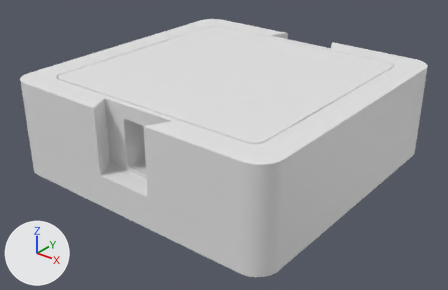
The glTF model modelos/treto.glb: old version first, new version second.
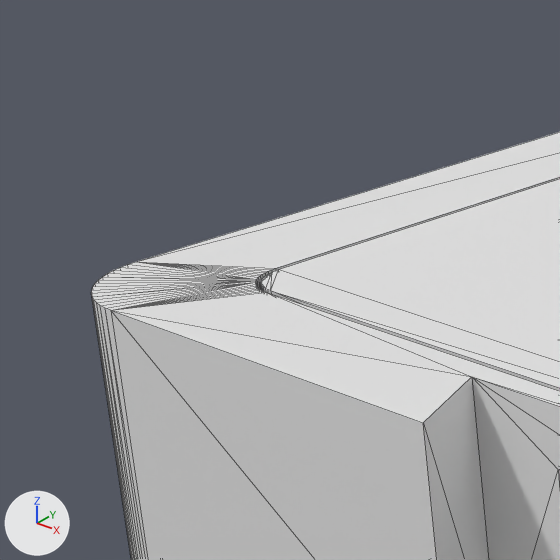
The first picture shows the older version from a 50 mm camera at (94.2, -112.6, 55.3) aimed at (28.4, -30.3, 4.2). The close-ups show the older and then the newer version on the part from 0% to 28% of the width and 5% to 48% of the height of that picture. Only the edits that show in the close-ups are written down. Every picture has the same lights, and +X, +Y and +Z are marked at lower left. The close-ups show mesh edges as thin lines. Vertices at exactly the same position are counted once.

In view in the first close-up: 'acr__tampa_acrilico', 'corpo__corpo'.
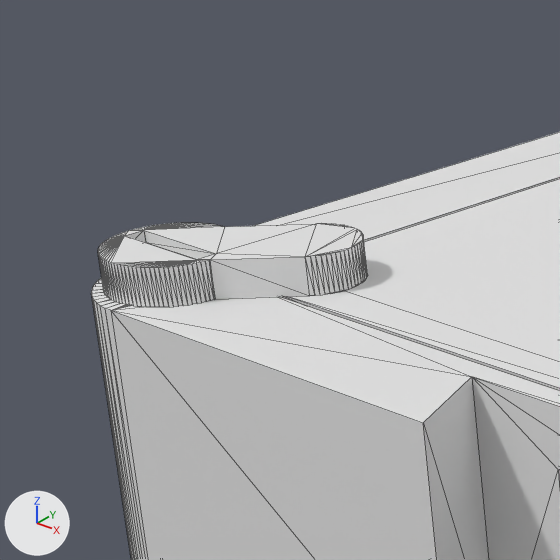
Location of each change, (x1, y1, x2, y2) in pixels of the close-ups (560 x 560 px):
'verde__presilha_tampa_acrilico_0', added: after (98, 223, 368, 307)
part 1 of me_corpo__corpo, added: after (91, 278, 138, 310)

Edits to the bpy script that builds the scene:
```text
Change me_corpo__corpo:
    used by ob_corpo__corpo; location = (0.0, 0.0, 0.0)
    remove me_corpo__corpo.from_pydata(...)  # 1107 vertices, 2218 faces; spans x 0.0..55.0, y -55.0..0.0, z 0.0..18.0
    add me_corpo__corpo.from_pydata(...)  # 1611 vertices, 3226 faces; spans x 0.0..55.0, y -55.0..0.0, z 0.0..18.0
    me_corpo__corpo part 1: 126 vertices added at x 2.1..4.7, y -52.9..-50.3, z 13.0..18.0
    other edits to the shape of me_corpo__corpo do not show in these pictures
Add me_verde__presilha_tampa_acrilico_0:
    me_verde__presilha_tampa_acrilico_0.from_pydata(...)  # 441 vertices, 878 faces; spans x 0.7..9.22, y -54.3..-45.78, z 13.4..19.6
Add ob_verde__presilha_tampa_acrilico_0:
    ob_verde__presilha_tampa_acrilico_0 = bpy.data.objects.new('verde__presilha_tampa_acrilico_0', me_verde__presilha_tampa_acrilico_0)
    ob_verde__presilha_tampa_acrilico_0.location = (0.0, 0.0, 0.0)
```
